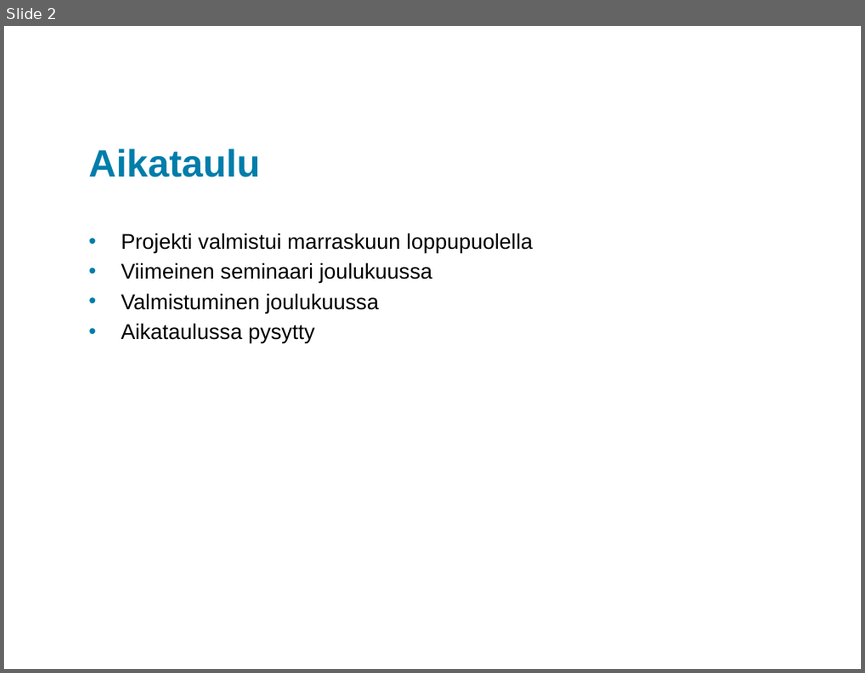
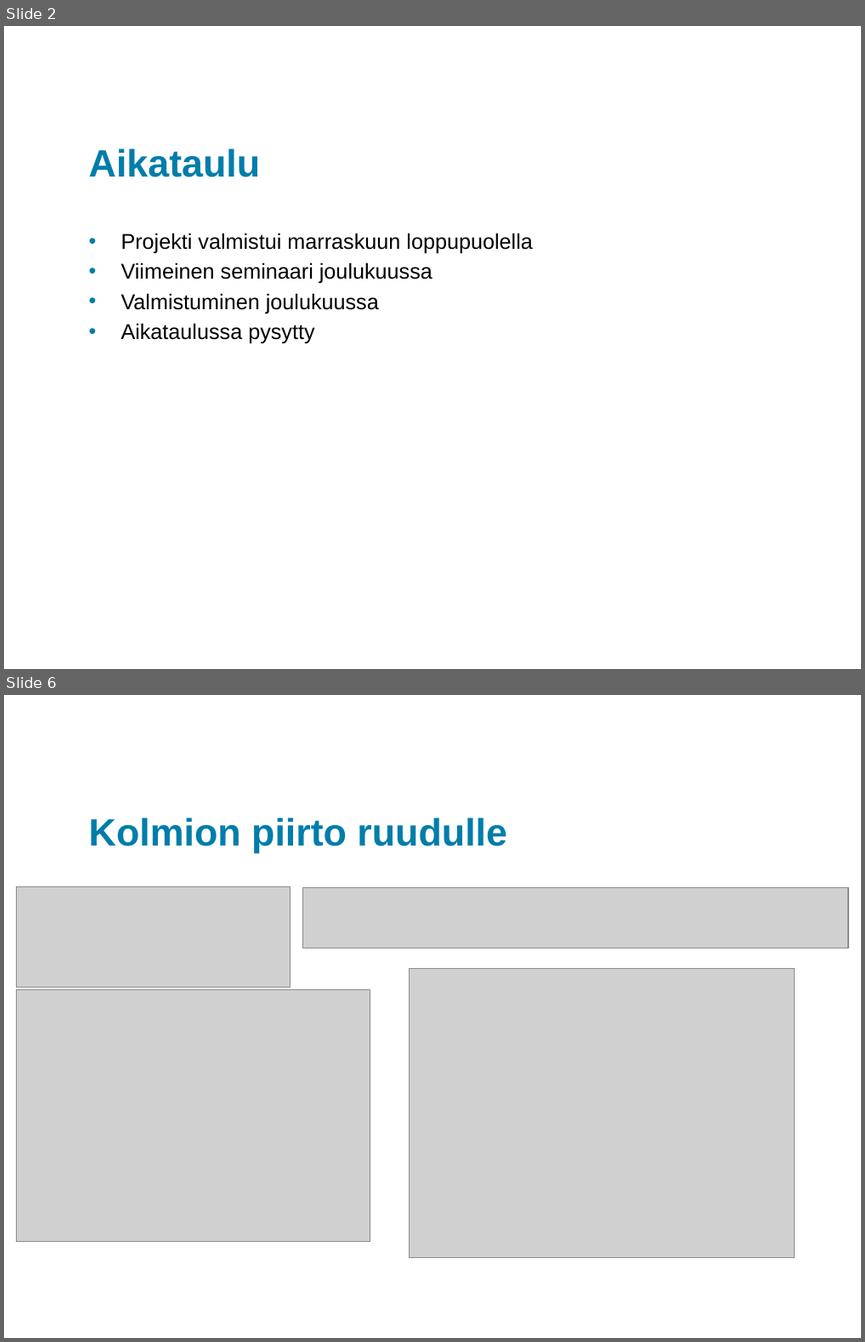
Before and after one commit to king784/GLJRPG, a slide deck: Presentation/GLJRPGViimeinenSeminaariXAMK.pptx. Shown one above the other, each under a label of ours: slide 2 before the commit, slides 2 and 6 after it; the slides between them are not shown. The pictures are 865x673 and 865x1342 pixels, drawn with LibreOffice and Linux fonts; fonts in the diff are those of the drawing; grey boxes stand for pictures; background and template pictures are left out. Boxes give left, top, right and bottom in pixels: in the first picture for what was removed or moved away, otherwise in the second. Text is boxed around its words. In the diff, an @@ line names an element or a change of style, - is before the commit and + after.

```diff
--- a/Presentation/GLJRPGViimeinenSeminaariXAMK.pptx
+++ b/Presentation/GLJRPGViimeinenSeminaariXAMK.pptx
@@ slide 6 added at box(4, 695, 861, 1338), background #FFFFFF @@
@@ title added at box(89, 817, 507, 853), 32 pt, text #007DAA, bold @@
+Kolmion piirto ruudulle
@@ picture added at box(17, 887, 290, 987) @@
@@ picture added at box(303, 888, 848, 947) @@
@@ picture added at box(409, 969, 794, 1257) @@
@@ picture added at box(17, 990, 370, 1241) @@
```
Also in this commit, not shown: 1 slide changed, 4 other slides added, 1 slide removed.
